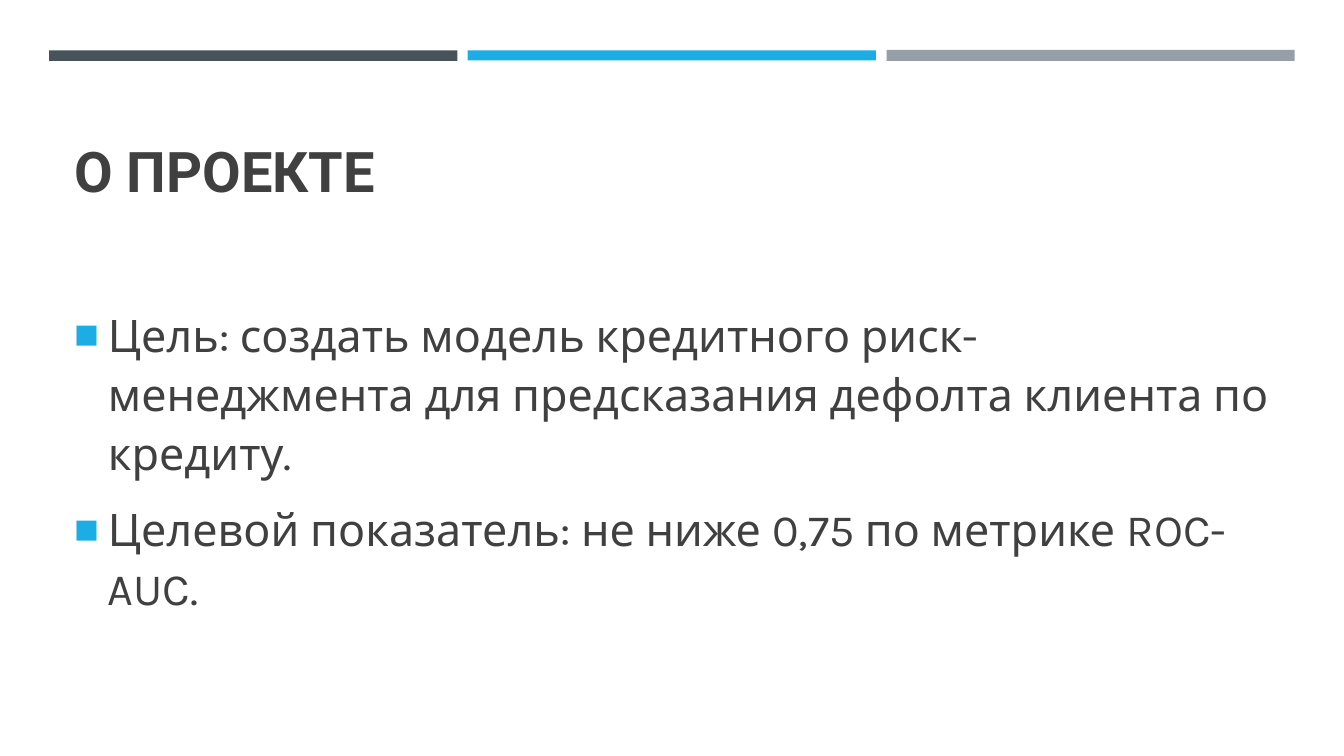
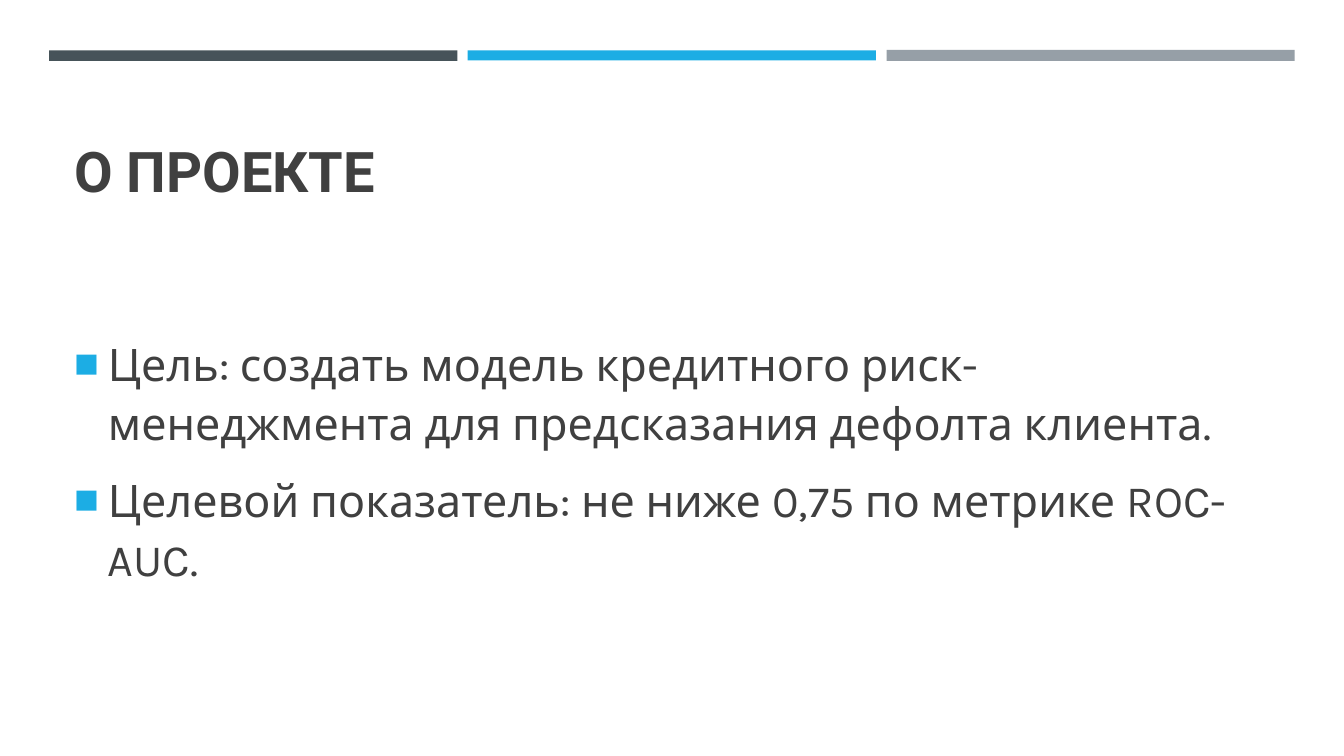
Before and after one commit to aozhuravlev/DIPLOMA, a slide deck: slide 3 of media/Credit_Risk_Management_Presentation.pptx. Drawn at 1344x756 pixels with LibreOffice and Linux fonts; fonts in the diff are those of the drawing. Boxes give left, top, right and bottom in pixels: in the first picture for what was removed or moved away, otherwise in the second. Text is boxed around its words. In the diff, an @@ line names an element or a change of style, - is before the commit and + after.

```diff
--- a/media/Credit_Risk_Management_Presentation.pptx
+++ b/media/Credit_Risk_Management_Presentation.pptx
@@ text at (108,349,1203,451): text changed @@
-■ Цель: создать модель кредитного риск-менеджмента для предсказания дефолта клиента по кредиту.
+■ Цель: создать модель кредитного риск-менеджмента для предсказания дефолта клиента.
```
Also in this commit, not shown: 8 other slides changed.
